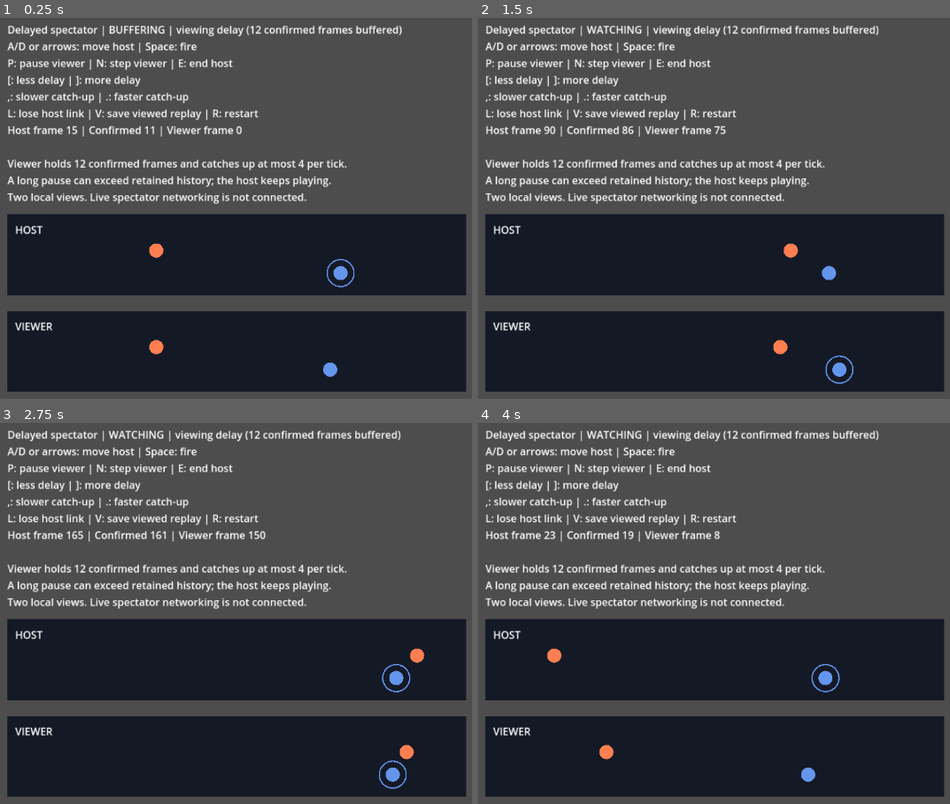
Above: before the commit, frames 1-4 (two rows, left to right).
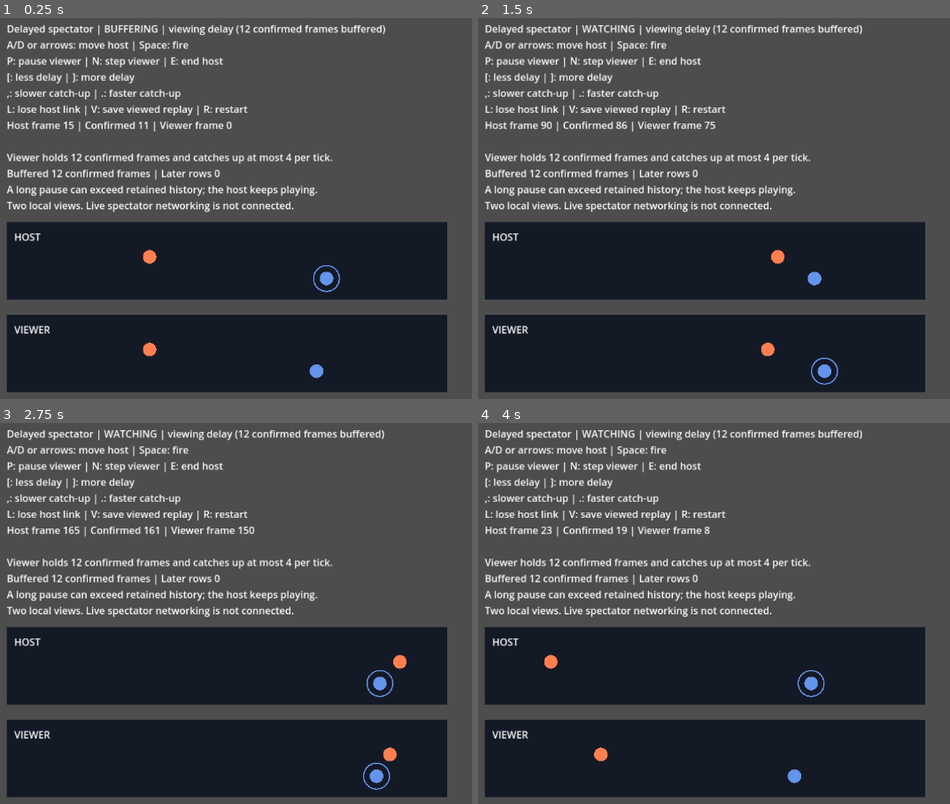
Above: after the commit, the same moments.

Repository: Ambiguous-Interactive/fortress-rollback-godot
Game: Godot game, scene res://examples/spectator/spectator.tscn
The game is run twice, just before and just after one commit, with the same random seed, the same clock (stepped at 60 frames per second) and the same inputs. The project has no main scene, so this scene is started directly.
Inputs:
- Up to frame 1 (0.25 s): no input
- Up to frame 2 (1.5 s): tap Enter at 0.5 s; hold D 0.53-1.28 s; tap 1 at 0.6 s; tap Space at 0.77, 1.07 s; hold S from 1.28 s (still down); tap 2 at 1.35 s
- Up to frame 3 (2.75 s): tap Space at 1.52, 1.82 s; release S at 2.03 s; hold D from 2.03 s (still down); tap 3 at 2.1 s
- Up to frame 4 (4 s): release D at 2.78 s; hold W 2.78-3.53 s; tap P at 2.85 s; tap Space at 3.02, 3.32, 3.77 s; hold A from 3.53 s (still down); tap R at 3.6 s

The runs differ from the first frame. In frame 1, 17% of the frame differs, in the area x 1-99%, y 1-99%; in frame 2, 17%; in frame 3, 17%; in frame 4, 17%.

Commit message:
Verify full spectator replays and expose buffered input

Diff:
--- a/examples/spectator/spectator.gd
+++ b/examples/spectator/spectator.gd
@@ -103,6 +103,7 @@
 		+ "L: lose host link | V: save viewed replay | R: restart\n"
 		+ "Host frame %d | Confirmed %d | Viewer frame %d\n\n" % [demo.host.loop.game.frame, demo.host.loop.session.status().confirmed_frame, demo.game.frame]
 		+ "Viewer holds %d confirmed frames and catches up at most %d per tick.\n" % [policy[0], policy[2]]
+		+ "Buffered %d confirmed frames | Later rows %d\n" % [playback.buffered_frames, playback.pending_frames - playback.buffered_frames]
 		+ "A long pause can exceed retained history; the host keeps playing.\n"
 		+ "Two local views. Live spectator networking is not connected."
 		+ ("\n" + _replay_notice if not _replay_notice.is_empty() else "")
--- a/tests/unit/test_spectator_demo.gd
+++ b/tests/unit/test_spectator_demo.gd
@@ -614,6 +614,11 @@
 		scene.demo.tick(Game.LEFT)
 	scene._update_label()
 	context.equal(scene._label.text.contains("PAUSED"), true, "ordinary pause stays visible")
+	context.equal(
+		scene._label.text.contains("Buffered %d confirmed frames | Later rows 0" % scene.demo.viewer.playback_status().buffered_frames),
+		true,
+		"paused backlog remains visible as host continues"
+	)
 	context.equal(scene.demo.finish_host(), Types.Code.OK, "stop host while viewer is paused")
 	for tick: int in range(20):
 		scene.demo.tick(0)
@@ -727,6 +732,7 @@
 	scene.demo.is_paused = true
 	scene._update_label()
 	context.equal(scene._label.text.get_slice("\n", 0), "Delayed spectator | PAUSED", "caller pause remains distinct from a network input gap")
+	context.equal(scene._label.text.contains("Buffered 2 confirmed frames | Later rows 1"), true, "paused feedback separates contiguous input from retained rows beyond a gap")
 	scene.demo.is_paused = false
 	context.equal(scene.demo.viewer.set_playback(0, 4, 4), Types.Code.OK, "release delay to consume recovered prefix")
 	for frame: int in 2:
@@ -742,6 +748,7 @@
 	scene.demo.is_paused = false
 	scene._update_label()
 	context.equal(scene._label.text.get_slice("\n", 0), "Delayed spectator | WATCHING", "contiguous recovery restores normal watching")
+	context.equal(scene._label.text.contains("Buffered 2 confirmed frames | Later rows 0"), true, "feedback moves recovered rows into the playable backlog")
 	for frame: int in 2:
 		context.equal(scene.demo.step_viewer(), Types.Code.OK, "recovered rows remain playable")
 	context.equal(scene.demo.game.frame, 4, "healthy continuation consumes every original row once")
--- a/tests/unit/test_spectator_replay_viewer.gd
+++ b/tests/unit/test_spectator_replay_viewer.gd
@@ -7,6 +7,7 @@
 const Scene = preload("res://examples/online/replay_scene.gd")
 const Replay = preload("res://addons/fortress_rollback/core/replay.gd")
 const Types = preload("res://addons/fortress_rollback/core/session_types.gd")
+const Queue = preload("res://addons/fortress_rollback/core/input_queue.gd")
 const OnlineFixture = preload("res://tests/unit/test_replay_viewer.gd")
 
 
@@ -22,20 +23,33 @@
 func _recording(context: RefCounted, count: int = 42) -> Dictionary:
 	var demo: Demo = Demo.new()
 	context.equal(demo.start(), Types.Code.OK, "start actual spectator export")
+	var reference: Game = Game.new()
 	for tick: int in count:
 		var buttons: int = Game.RIGHT | (Game.FIRE if tick % 8 < 4 else Game.LEFT)
 		context.equal(demo.tick(buttons), Types.Code.OK, "play original host inputs")
+		var rows: Array[PackedByteArray] = [PackedByteArray([buttons]), PackedByteArray([Demo.Host.remote_buttons(tick)])]
+		var statuses: PackedInt32Array = PackedInt32Array([Queue.Status.CONFIRMED, Queue.Status.CONFIRMED])
+		context.equal(reference.simulate_frame(tick, Types.FrameInputs.new(rows, statuses)), true, "independent original-input history")
 	context.equal(demo.finish_host(), Types.Code.OK, "finish original host")
 	for tick: int in range(80):
 		context.equal(demo.tick(0) in [Types.Code.OK, Types.Code.PREDICTION_STALL], true, "drain original confirmed tail")
 	context.equal(demo.viewer.is_complete(), true, "exported viewing completed cleanly")
 	var bytes: PackedByteArray = demo.replay_bytes()
 	context.equal(bytes.is_empty(), false, "real spectator replay download exists")
-	return {"bytes": bytes, "canonical": demo.game.canonical_bytes(), "frame": demo.game.frame}
+	context.equal(demo.game.frame, count, "producer exports the exact requested confirmed prefix")
+	context.bytes_equal(demo.game.canonical_bytes(), reference.canonical_bytes(), count, "producer viewing matches independent original inputs")
+	var recording: Replay = Replay.new()
+	context.equal(recording.decode(bytes), Replay.DecodeCode.OK, "decode actual producer export")
+	context.equal(recording.frame_count(), count, "export retains every requested input through its advertised limit")
+	var checksum: HashingContext = HashingContext.new()
+	checksum.start(HashingContext.HASH_MD5)
+	checksum.update(reference.canonical_bytes())
+	context.bytes_equal(recording.checksum(count), checksum.finish(), count, "export captures the exact independent final state checksum")
+	return {"bytes": bytes, "canonical": reference.canonical_bytes(), "frame": demo.game.frame}
 
 
 func _round_trip(context: RefCounted) -> void:
-	for count: int in [0, 42]:
+	for count: int in [0, 42, Demo.REPLAY_FRAMES]:
 		var original: Dictionary = _recording(context, count)
 		var viewer: RefCounted = Viewer.new()
 		var opened: bool = viewer.open_bytes(original.bytes)
@@ -43,6 +57,7 @@
 		if not opened:
 			continue
 		context.equal(viewer.game is Game, true, "explicit game identity selects spectator callbacks")
+		context.equal(viewer.frame_count(), count, "viewer imports the complete advertised producer output")
 		if count > 0:
 			context.equal(viewer.input_summary().contains("Right+Fire"), true, "spectator input names firing")
 			context.equal(viewer.input_summary().contains("Up"), false, "spectator fire is never shown as online movement")
@@ -55,7 +70,14 @@
 			viewer.step()
 			context.bytes_equal(viewer.game.canonical_bytes(), first, 1, "repeat input reproduces movement and shots")
 		context.equal(viewer.seek(count), true, "seek complete spectator prefix")
-		viewer.tick()
+		for tick: int in range(ceili(float(count) / Viewer.SEEK_FRAMES_PER_TICK) + 1):
+			if not viewer.is_seeking():
+				break
+			var before: int = viewer.current_frame()
+			viewer.tick()
+			context.equal(viewer.current_frame() - before <= Viewer.SEEK_FRAMES_PER_TICK, true, "seeking respects its per-tick work bound")
+		context.equal(viewer.is_seeking(), false, "bounded seek reaches the complete producer prefix")
+		context.equal(viewer.current_frame(), count, "seek ends at the exact final recorded boundary")
 		context.equal(viewer.has_failure(), false, "spectator original checksums all match")
 		context.bytes_equal(viewer.game.canonical_bytes(), original.canonical, count, "offline replay equals original corrected viewing")
 		context.equal(viewer.message.contains("including the final state"), true, "completion verifies exact exported final boundary")
Binary file changed: docs/images/spectator-example.png
Not shown, changed: .llm/retrospectives/2026-10-30-spectator-replay-workflow.md
Not shown, changed: CHANGELOG.md
Not shown, changed: PLAN.md
Not shown, changed: docs/oracle-replay.md
Not shown, changed: docs/spectators.md
Not shown, changed: scripts/oracle/replay_corruption.py
Not shown, changed: scripts/oracle/test_replay_remote.py
